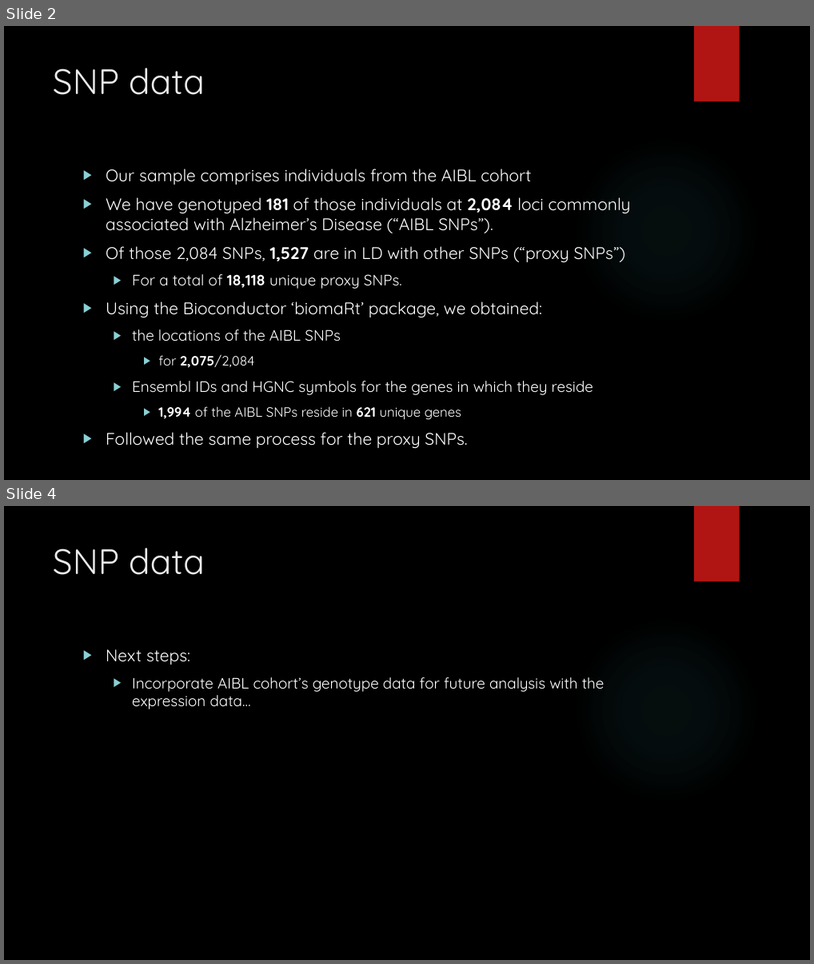
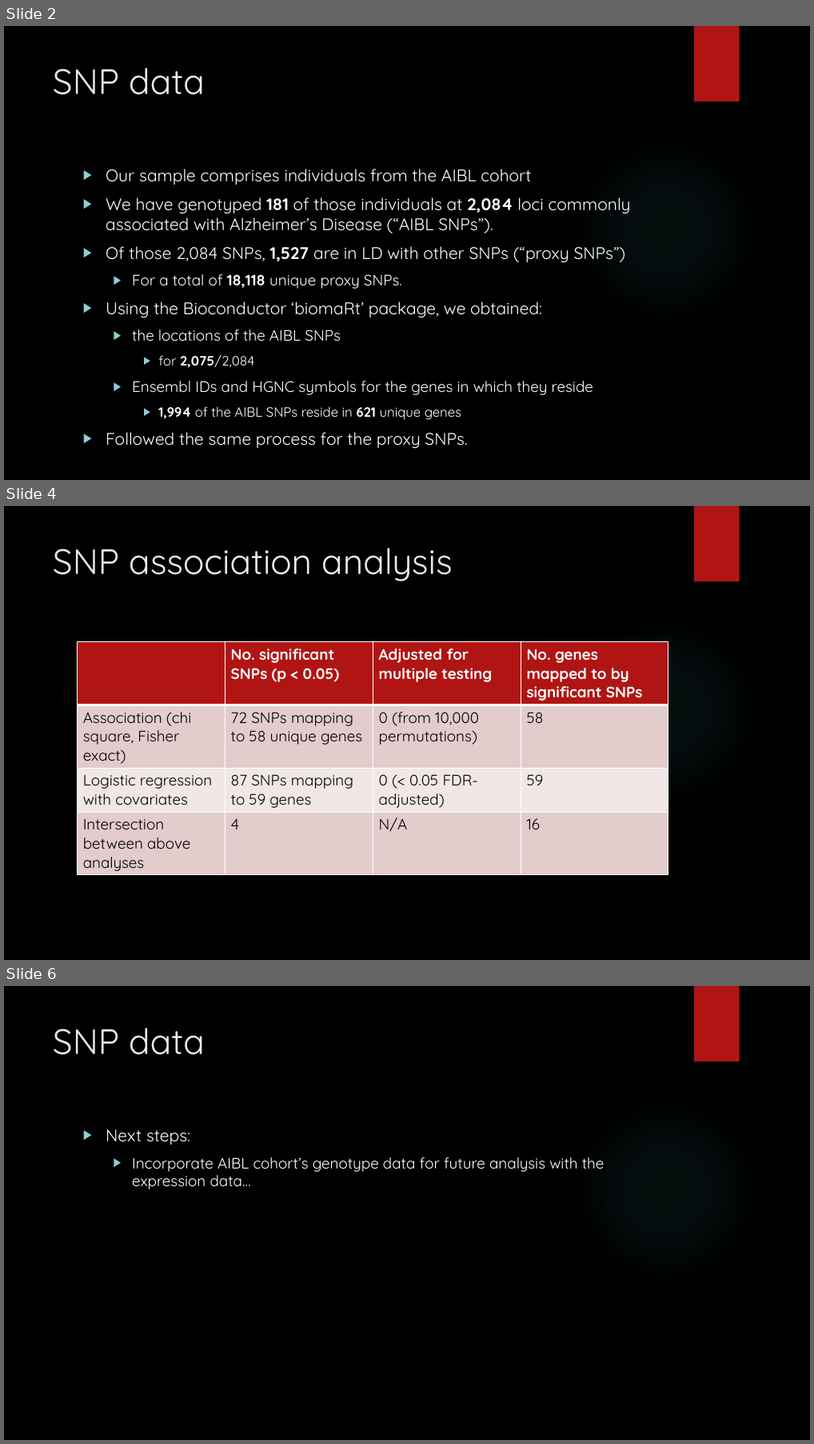
Before and after one commit to IanBrettell/AD_project, a slide deck: Presentations/Feature selection for Alzheimer’s Disease.pptx. Shown one above the other, each under a label of ours: slides 2 and 4 before the commit, slides 2, 4 and 6 after it; the slides between them are not shown. The pictures are 814x964 and 814x1444 pixels, drawn with LibreOffice and Linux fonts; fonts in the diff are those of the drawing; background and template pictures are left out. Boxes give left, top, right and bottom in pixels: in the first picture for what was removed or moved away, otherwise in the second. Text is boxed around its words. In the diff, an @@ line names an element or a change of style, - is before the commit and + after.

```diff
--- a/Presentations/Feature selection for Alzheimer’s Disease.pptx
+++ b/Presentations/Feature selection for Alzheimer’s Disease.pptx
@@ slide 4 added at (4,506,810,960), background picture (left out); not listed: 2 template elements that a slide beside it also shows @@
@@ title added at (53,548,453,581), 42 pt, text #EBEBEB @@
+SNP association analysis
@@ table added at (77,641,670,874), 4 rows, 4 columns @@
+ | No. significant SNPs (p < 0.05) | Adjusted for multiple testing | No. genes mapped to by significant SNPs
+Association (chi square, Fisher exact) | 72 SNPs mapping to 58 unique genes | 0 (from 10,000 permutations) | 58
+Logistic regression with covariates | 87 SNPs mapping to 59 genes | 0 (< 0.05 FDR-adjusted) | 59
+Intersection between above analyses | 4 | N/A | 16
@@ what was slide 4 is now slide 6 @@
```
Also in this commit, not shown: 1 slide changed, 1 other slide added, 56 other files.
